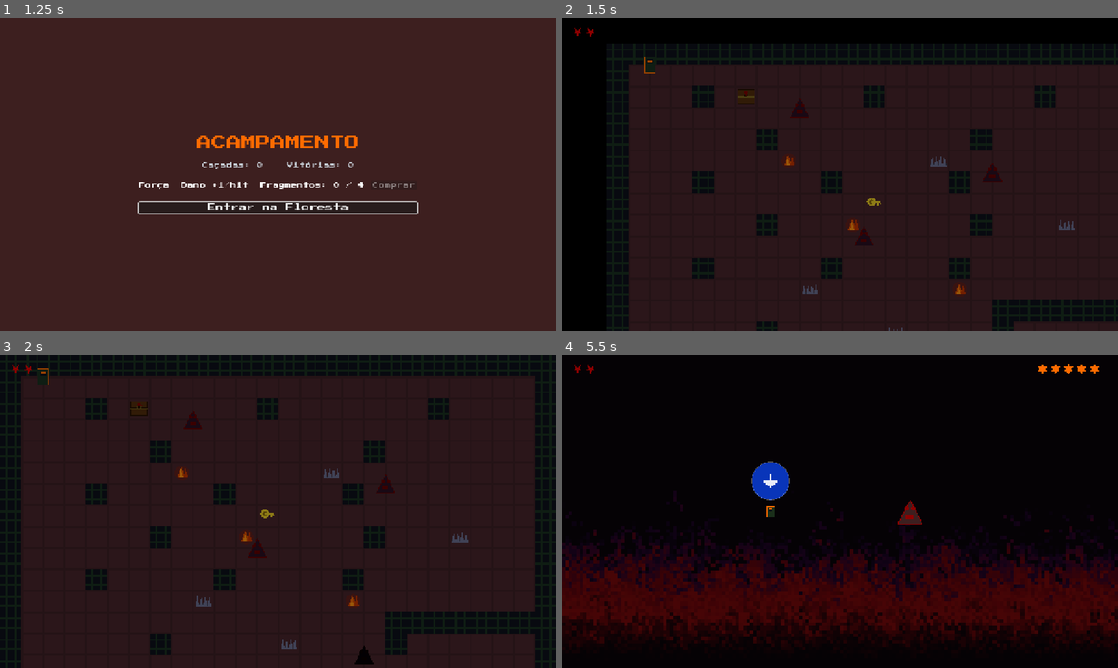
Above: before the commit, frames 1-4 (two rows, left to right).
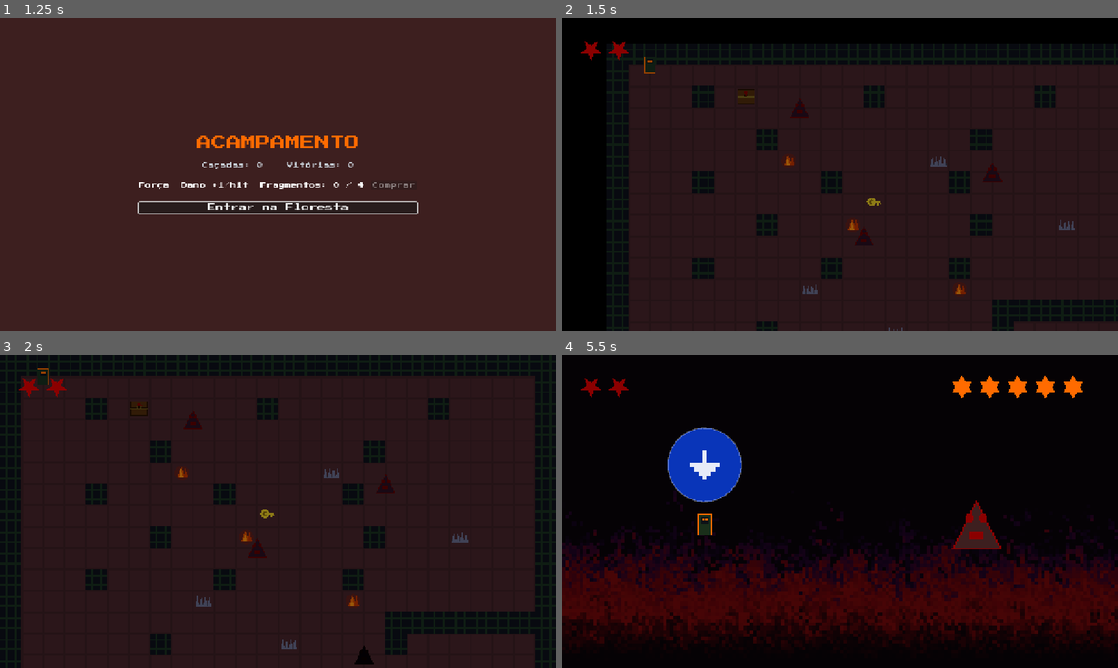
Above: after the commit, the same moments.

Repository: baltazarparra/darkgrid
Game: Godot game, scene res://scenes/ui/main_menu.tscn
The game is run twice, just before and just after one commit, with the same random seed, the same clock (stepped at 60 frames per second) and the same inputs.
Inputs (mouse positions are in pixels of both pictures, inside the frame that each line leads up to):
- Up to frame 1 (1.25 s): click "Iniciar" at 0.5 s
- Up to frame 2 (1.5 s): click "Entrar na Floresta" at 1.25 s
- Up to frame 3 (2 s): no input
- Up to frame 4 (5.5 s): tap Enter (ui_accept) at 2, 2.27, 3.5, 5.27 s; move the mouse to (962, 495) at 2.02 s; hold Right (ui_right) 2.03-2.75 s; hold Shift 2.03-2.75 s; click (962, 495) at 2.17 s; drag from (728, 527) to (812, 574) at 2.77 s; move the mouse to (895, 442) at 3.52 s; hold Right (ui_right) 3.53-4.25 s; tap Ctrl at 3.6 s; drag from (812, 574) to (673, 464) at 4.27 s; move the mouse to (1006, 558) at 5.02 s; hold Left (ui_left) from 5.03 s (still down); tap Alt at 5.1 s

Frame 1 is identical in both runs. In frame 2, 0.2% of the frame differs, in the area x 2-12%, y 3-14%; in frame 3, 0.2%; in frame 4, 5.3%, in the area x 2-97%, y 2-62%.

Commit message:
feat(combat): arena responsiva no iPhone — ação ampliada e HP maior
- arena_manager: câmera dá zoom "contain" encaixando um retângulo de conteúdo
  na tela (FILL 0.92), ampliando atores/bubbles/partículas e eliminando o
  espaço morto; recalcula no size_changed. Atores mantêm posição.
- health_icons: raio/espaçamento parametrizáveis (setup com defaults retro-
  compatíveis + set_metrics que não reseta o HP atual).
- hud: HP responsivo (grande com poucos, encolhe se muitos, cabendo em 40% da
  largura — cobre jogador +1/vitória e boss=10), fonte de frag/popup escalada,
  margens com buffer de safe area (notch/Dynamic Island); recomputa no resize.
- tests: cobre set_metrics (tamanho e preservação do HP atual).

Co-Authored-By: Claude Opus 4.8 <noreply@anthropic.com>

Diff:
--- a/scripts/arena/arena_manager.gd
+++ b/scripts/arena/arena_manager.gd
@@ -10,6 +10,15 @@
 const BOSS_BUBBLE_SPREAD_MIN: float = 90.0
 const BOSS_BUBBLE_X: Vector2 = Vector2(70.0, 570.0)
 const BOSS_BUBBLE_Y: Vector2 = Vector2(80.0, 370.0)
+
+# Retângulo de conteúdo que envolve toda a ação (atores + timing bubbles + boss-spread).
+# A câmera dá zoom para encaixá-lo na tela, ampliando o combate e eliminando o espaço
+# morto. FILL < 1 deixa um respiro para a HUD (topo) e o D-pad (base).
+const STAGE_CENTER: Vector2 = Vector2(320.0, 225.0)
+const STAGE_SIZE: Vector2 = Vector2(560.0, 340.0)
+const STAGE_FILL: float = 0.92
+
+@onready var _camera: Camera2D = $Camera2D
 
 var _caipora: CombatActor
 var _enemy: Criatura
@@ -33,9 +42,20 @@
 	_timing_bubble.vulnerable_entered.connect(_on_bubble_vulnerable)
 	_timing_bubble_b.vulnerable_entered.connect(_on_bubble_vulnerable)
 
+	_update_camera_fit()
+	get_viewport().size_changed.connect(_update_camera_fit)
+
 	_spawn_caipora()
 	_spawn_enemy()
 	_start_caipora_turn()
+
+func _update_camera_fit() -> void:
+	# Zoom "contain": encaixa STAGE_SIZE na viewport sem cortar a ação. Em paisagem o
+	# limite é a altura (ação grande, leve folga lateral); em retrato cabe inteiro.
+	var vp := get_viewport().get_visible_rect().size
+	var z: float = minf(vp.x / STAGE_SIZE.x, vp.y / STAGE_SIZE.y) * STAGE_FILL
+	_camera.zoom = Vector2(z, z)
+	_camera.position = STAGE_CENTER
 
 func _spawn_caipora() -> void:
 	if caipora_combat_scene == null:
--- a/scripts/ui/health_icons.gd
+++ b/scripts/ui/health_icons.gd
@@ -13,31 +13,42 @@
 var _current: int = 5
 var _active_color: Color = Constants.COLOR_BLOOD
 var _empty_color: Color = Color(0.3, 0.05, 0.05, 0.35)
+var _radius: float = ICON_RADIUS
+var _spacing: float = ICON_SPACING
 
 # ─── Public API ────────────────────────────────────
-func setup(total: int, shape: Shape, active: Color, empty: Color) -> void:
+func setup(total: int, shape: Shape, active: Color, empty: Color, radius: float = ICON_RADIUS, spacing: float = ICON_SPACING) -> void:
 	_total = total
 	_current = total
 	_shape = shape
 	_active_color = active
 	_empty_color = empty
-	custom_minimum_size = Vector2(_total * ICON_SPACING + ICON_RADIUS, ICON_RADIUS * 2.8)
+	_radius = radius
+	_spacing = spacing
+	custom_minimum_size = Vector2(_total * _spacing + _radius, _radius * 2.8)
 	queue_redraw()
 
 func set_current(n: float) -> void:
 	_current = clampi(ceili(n), 0, _total)
 	queue_redraw()
 
+## Atualiza só o tamanho dos ícones (sem mexer em total/atual). Usado no resize.
+func set_metrics(radius: float, spacing: float) -> void:
+	_radius = radius
+	_spacing = spacing
+	custom_minimum_size = Vector2(_total * _spacing + _radius, _radius * 2.8)
+	queue_redraw()
+
 # ─── Drawing ───────────────────────────────────────
 func _draw() -> void:
 	var cy: float = custom_minimum_size.y * 0.5
 	for i: int in _total:
-		var center := Vector2(ICON_RADIUS + i * ICON_SPACING, cy)
+		var center := Vector2(_radius + i * _spacing, cy)
 		var color: Color = _active_color if i < _current else _empty_color
 		if _shape == Shape.PENTAGRAM:
-			_draw_pentagram(center, ICON_RADIUS, color)
+			_draw_pentagram(center, _radius, color)
 		else:
-			_draw_star_of_david(center, ICON_RADIUS, color)
+			_draw_star_of_david(center, _radius, color)
 
 func _draw_pentagram(center: Vector2, radius: float, color: Color) -> void:
 	var inner_r: float = radius * 0.382
--- a/scripts/ui/hud.gd
+++ b/scripts/ui/hud.gd
@@ -3,6 +3,16 @@
 
 # ─── Exports ───────────────────────────────────────
 @export var show_enemy_hp: bool = true
+
+# ─── Constants ─────────────────────────────────────
+# HP responsivo: cada fileira de ícones cabe numa fração da largura, ficando grande com
+# poucos HP e encolhendo quando há muitos (jogador cresce +1/vitória; boss = 10).
+const ICON_ALLOT_FRAC: float = 0.40
+const ICON_SPACING_MAX: float = 64.0
+const ICON_RADIUS_MIN: float = 12.0
+const ICON_RADIUS_MAX: float = 32.0
+const PLAYER_EMPTY := Color(0.25, 0.04, 0.04, 0.35)
+const ENEMY_EMPTY := Color(0.3, 0.18, 0.02, 0.35)
 
 # ─── State ─────────────────────────────────────────
 var _player_icons: HealthIcons
@@ -15,17 +25,18 @@
 		child.queue_free()
 
 	_player_icons = HealthIcons.new()
+	var pm: Vector2 = _metrics_for(GameState.caipora_max_hp)
 	_player_icons.setup(
 		GameState.caipora_max_hp,
 		HealthIcons.Shape.PENTAGRAM,
 		Constants.COLOR_BLOOD,
-		Color(0.25, 0.04, 0.04, 0.35)
+		PLAYER_EMPTY, pm.x, pm.y
 	)
 	_player_icons.set_current(GameState.caipora_current_hp)
 	hbox.add_child(_player_icons)
 
 	_frag_label = Label.new()
-	_frag_label.add_theme_font_size_override("font_size", 14)
+	_frag_label.add_theme_font_size_override("font_size", _frag_font_size())
 	_frag_label.add_theme_color_override("font_color", Constants.COLOR_AMBER)
 	_frag_label.text = "+".repeat(MetaProgression.fragments)
 	hbox.add_child(_frag_label)
@@ -36,26 +47,65 @@
 
 	if show_enemy_hp:
 		_enemy_icons = HealthIcons.new()
+		var em: Vector2 = _metrics_for(Constants.ENEMY_MAX_HEALTH)
 		_enemy_icons.setup(
 			Constants.ENEMY_MAX_HEALTH,
 			HealthIcons.Shape.STAR_OF_DAVID,
 			Constants.COLOR_AMBER,
-			Color(0.3, 0.18, 0.02, 0.35)
+			ENEMY_EMPTY, em.x, em.y
 		)
 		hbox.add_child(_enemy_icons)
+
+	_apply_safe_margins()
+	get_viewport().size_changed.connect(_on_viewport_resized)
 
 	SignalBus.caipora_health_changed.connect(_on_caipora_health_changed)
 	SignalBus.enemy_health_changed.connect(_on_enemy_health_changed)
 	SignalBus.fragment_gained.connect(_on_fragment_gained)
 	SignalBus.chest_opened.connect(_on_chest_opened)
 
+# ─── Layout responsivo ─────────────────────────────
+## Retorna Vector2(radius, spacing) para uma fileira com `total` ícones, cabendo na
+## largura alocada (ICON_ALLOT_FRAC da viewport).
+func _metrics_for(total: int) -> Vector2:
+	var vp := get_viewport().get_visible_rect().size
+	var allotted: float = vp.x * ICON_ALLOT_FRAC
+	var spacing: float = clampf(allotted / float(maxi(total, 1)), 0.0, ICON_SPACING_MAX)
+	var radius: float = clampf(spacing * 0.42, ICON_RADIUS_MIN, ICON_RADIUS_MAX)
+	return Vector2(radius, spacing)
+
+func _frag_font_size() -> int:
+	var vp := get_viewport().get_visible_rect().size
+	return int(clampf(minf(vp.x, vp.y) * 0.03, 14.0, 28.0))
+
+func _apply_safe_margins() -> void:
+	var margin: MarginContainer = $Margin
+	var vp := get_viewport().get_visible_rect().size
+	var side: int = int(clampf(minf(vp.x, vp.y) * 0.055, 40.0, 80.0))
+	var top: int = int(clampf(minf(vp.x, vp.y) * 0.05, 28.0, 64.0))
+	margin.add_theme_constant_override("margin_left", side)
+	margin.add_theme_constant_override("margin_right", side)
+	margin.add_theme_constant_override("margin_top", top)
+
+func _on_viewport_resized() -> void:
+	_apply_safe_margins()
+	if _player_icons != null:
+		var pm: Vector2 = _metrics_for(_player_icons._total)
+		_player_icons.set_metrics(pm.x, pm.y)
+	if _enemy_icons != null:
+		var em: Vector2 = _metrics_for(_enemy_icons._total)
+		_enemy_icons.set_metrics(em.x, em.y)
+	if _frag_label != null:
+		_frag_label.add_theme_font_size_override("font_size", _frag_font_size())
+
 func _on_caipora_health_changed(new_health: float, max_health: float) -> void:
 	if max_health != _player_icons._total:
+		var pm: Vector2 = _metrics_for(int(max_health))
 		_player_icons.setup(
 			max_health,
 			HealthIcons.Shape.PENTAGRAM,
 			Constants.COLOR_BLOOD,
-			Color(0.25, 0.04, 0.04, 0.35)
+			PLAYER_EMPTY, pm.x, pm.y
 		)
 	_player_icons.set_current(new_health)
 
@@ -63,11 +113,12 @@
 	if not show_enemy_hp:
 		return
 	if max_health != _enemy_icons._total:
+		var em: Vector2 = _metrics_for(int(max_health))
 		_enemy_icons.setup(
 			max_health,
 			HealthIcons.Shape.STAR_OF_DAVID,
 			Constants.COLOR_AMBER,
-			Color(0.3, 0.18, 0.02, 0.35)
+			ENEMY_EMPTY, em.x, em.y
 		)
 	_enemy_icons.set_current(new_health)
 
@@ -84,7 +135,7 @@
 func _show_popup(text: String, color: Color) -> void:
 	var popup := Label.new()
 	popup.text = text
-	popup.add_theme_font_size_override("font_size", 18)
+	popup.add_theme_font_size_override("font_size", _frag_font_size() + 4)
 	popup.add_theme_color_override("font_color", color)
 	popup.horizontal_alignment = HORIZONTAL_ALIGNMENT_CENTER
 	popup.set_anchors_preset(Control.PRESET_CENTER)
--- /dev/null
+++ b/tests/unit/test_health_icons.gd
@@ -0,0 +1,25 @@
+extends GutTest
+
+# HealthIcons agora tem tamanho parametrizável (raio/espaçamento) para o HP responsivo.
+# Determinístico: valida custom_minimum_size sem depender de render.
+
+var _icons: HealthIcons
+
+func before_each():
+	_icons = HealthIcons.new()
+	add_child_autofree(_icons)
+
+func test_set_metrics_updates_min_size():
+	_icons.setup(5, HealthIcons.Shape.PENTAGRAM, Color.RED, Color.BLACK)
+	_icons.set_metrics(24.0, 56.0)
+	# largura = total * spacing + radius ; altura = radius * 2.8
+	assert_almost_eq(_icons.custom_minimum_size.x, 5 * 56.0 + 24.0, 0.01)
+	assert_almost_eq(_icons.custom_minimum_size.y, 24.0 * 2.8, 0.01)
+
+func test_set_metrics_preserves_current():
+	_icons.setup(5, HealthIcons.Shape.PENTAGRAM, Color.RED, Color.BLACK)
+	_icons.set_current(2)
+	_icons.set_metrics(20.0, 48.0)
+	# set_metrics não pode resetar o HP atual
+	assert_eq(_icons._current, 2)
+	assert_eq(_icons._total, 5)
